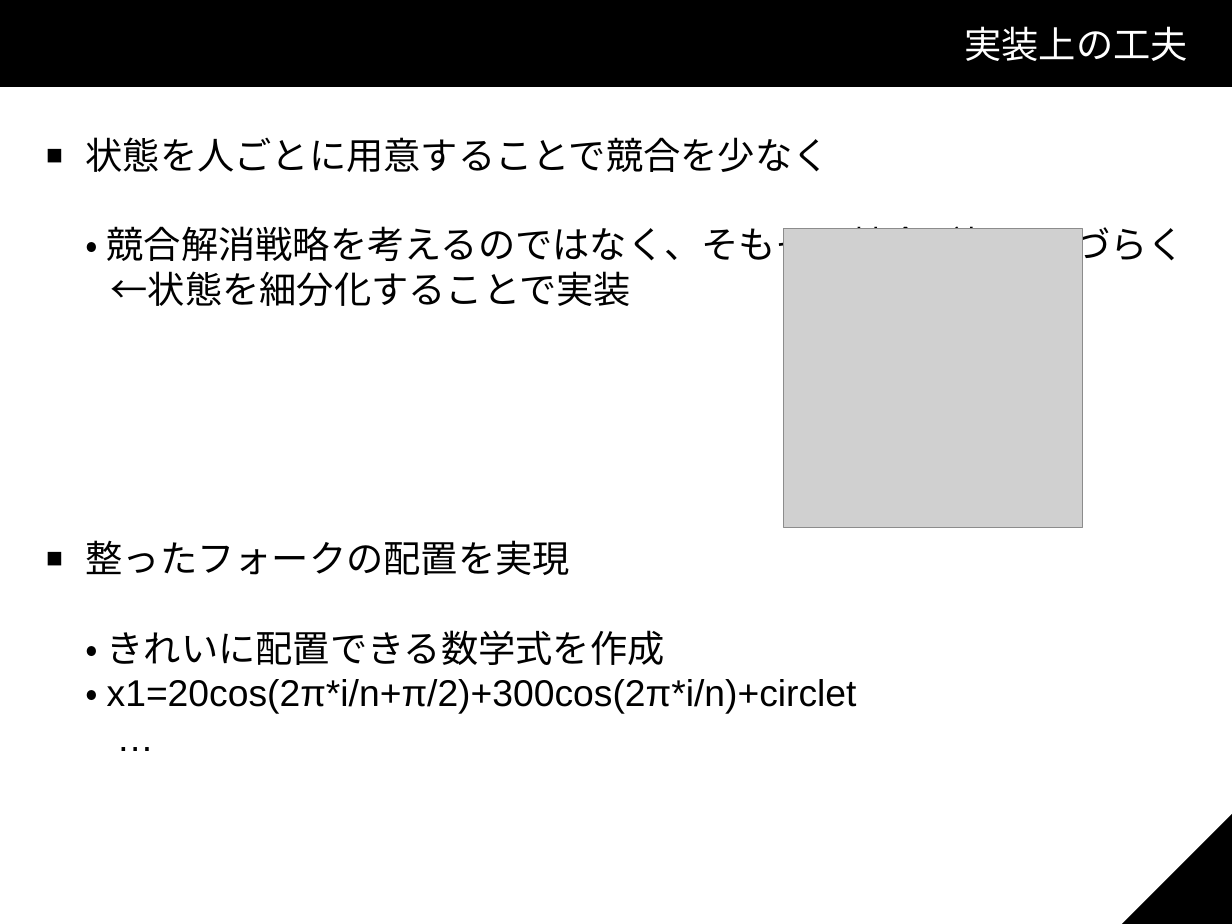
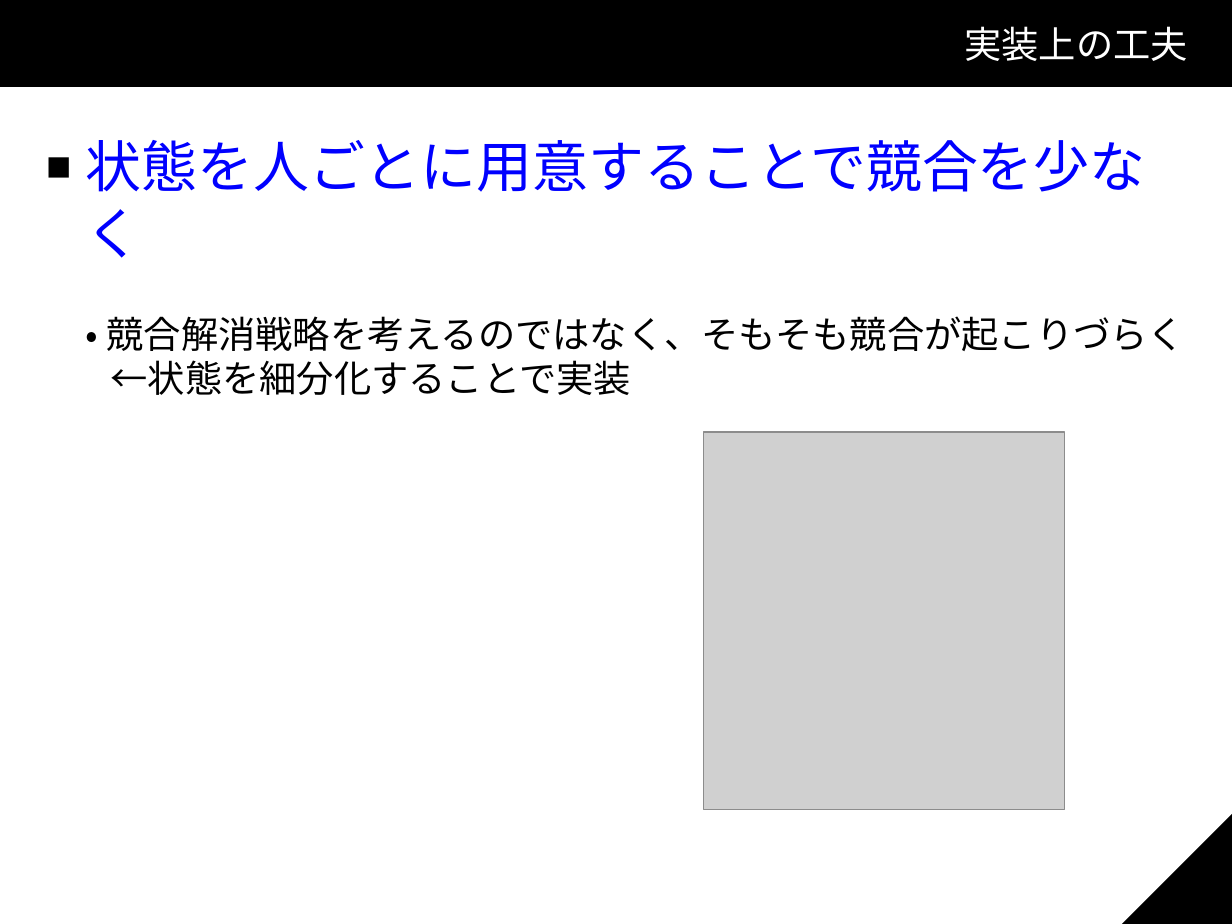
Before and after one commit to KP-3/Shota, a slide deck: slide 19 of スライド.odp (slide 8 before the commit). Drawn at 1232x924 pixels with LibreOffice and Linux fonts; fonts in the diff are those of the drawing; grey boxes stand for pictures; background and template pictures are left out. Boxes give left, top, right and bottom in pixels: in the first picture for what was removed or moved away, otherwise in the second. Text is boxed around its words. In the diff, an @@ line names an element or a change of style, - is before the commit and + after.

```diff
--- a/スライド.odp
+++ b/スライド.odp
@@ text at <box>86,140,1146,258</box>: size 24 to 36 pt, text colour #000000 to #0000FF in "状態を人ごとに用意することで競合を少なく" @@
@@ picture: place and size @@
-picture at <box>784,229,1082,528</box>
+picture at <box>704,433,1065,811</box>
@@ text removed at <box>86,540,857,714</box> @@
-■ 整ったフォークの配置を実現
-・ きれいに配置できる数学式を作成
-・ x1=20cos(2π*i/n+π/2)+300cos(2π*i/n)+circlet
-…
```
Also in this commit, not shown: 8 other slides changed, 11 slides added.
